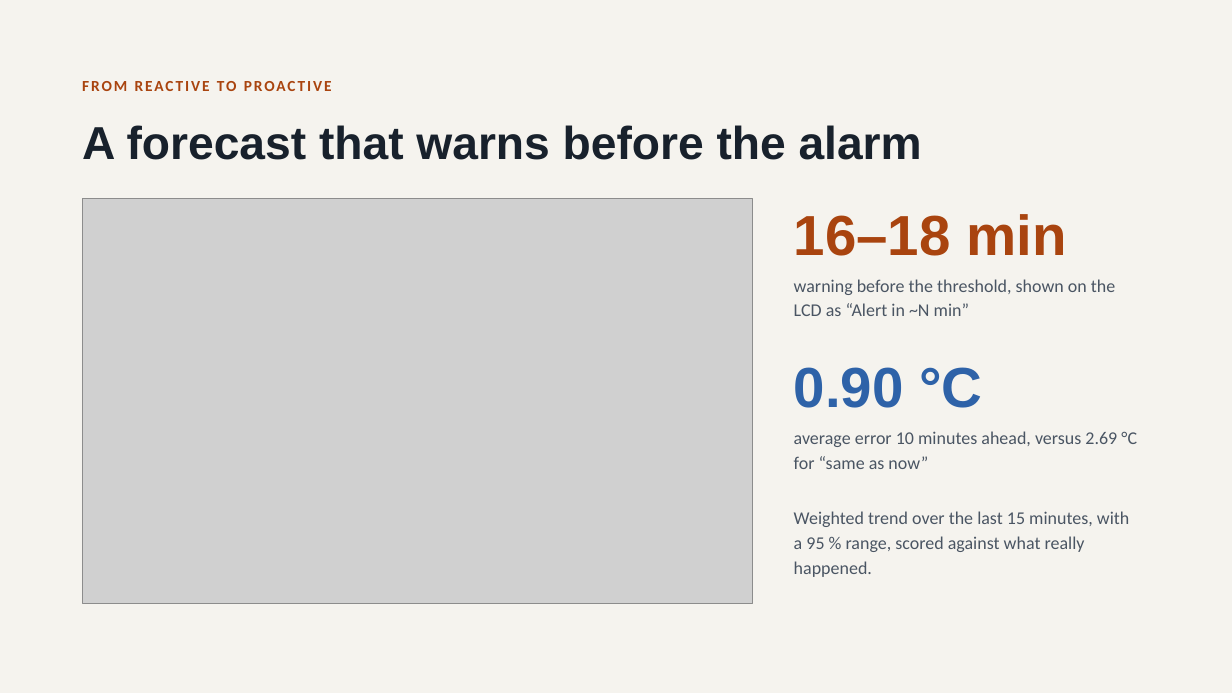
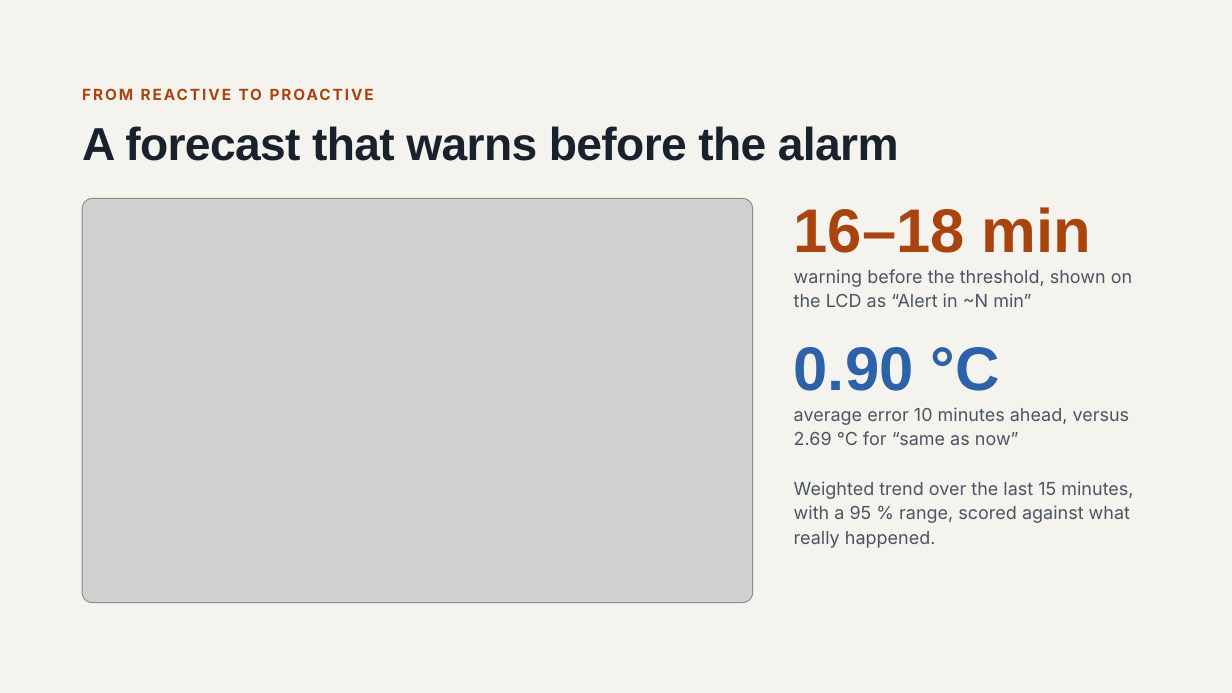
Before and after one commit to tringo286/smart-room-temperature-monitor, a slide deck: slide 5 of docs/presentation/smart-room-presentation.pptx. Drawn at 1232x693 pixels with LibreOffice and Linux fonts; fonts in the diff are those of the drawing; grey boxes stand for pictures. Boxes give left, top, right and bottom in pixels: in the first picture for what was removed or moved away, otherwise in the second. Text is boxed around its words. In the diff, an @@ line names an element or a change of style, - is before the commit and + after.

```diff
--- a/docs/presentation/smart-room-presentation.pptx
+++ b/docs/presentation/smart-room-presentation.pptx
@@ text "FROM REACTIVE TO PROACTIVE" at [239,88,263,100]: font Calibri to Inter; line spacing 1 to 16.8pt; less space between paragraphs @@
@@ title "A forecast that warns before ..." at [82,126,899,161]: letter spacing 0 to -0.5 pt; line spacing 1 to 41.4pt @@
@@ rounded rectangle removed at [82,199,753,604] @@
@@ text "16–18 min" at [794,207,1091,253]: size 44 to 48 pt; line spacing 1 to 55.2pt @@
@@ text "warning before the threshold, shown ...": place and size @@
-text "warning before the threshold, shown ..." at [794,279,1115,316]
+text "warning before the threshold, shown ..." at [794,269,1132,307]
@@ text "0.90 °C" at [794,347,1000,391]: size 44 to 48 pt; line spacing 1 to 55.2pt @@
@@ text "0.90 °C": place and size @@
-text "0.90 °C" at [794,367,982,408]
+text "0.90 °C" at [794,347,1000,391]
@@ text "average error 10 minutes ahead, ...": place and size @@
-text "average error 10 minutes ahead, ..." at [794,431,1137,469]
+text "average error 10 minutes ahead, ..." at [794,407,1130,445]
@@ font Calibri to Inter; line spacing 1.15 to 18.9pt in 3 elements at [794,269,1132,307], [794,407,1130,445], [794,481,1133,548] @@
@@ text "Weighted trend over the last ...": place and size @@
-text "Weighted trend over the last ..." at [794,511,1129,577]
+text "Weighted trend over the last ..." at [794,481,1133,548]
```
Also in this commit, not shown: 6 other slides changed, 1 other file.
